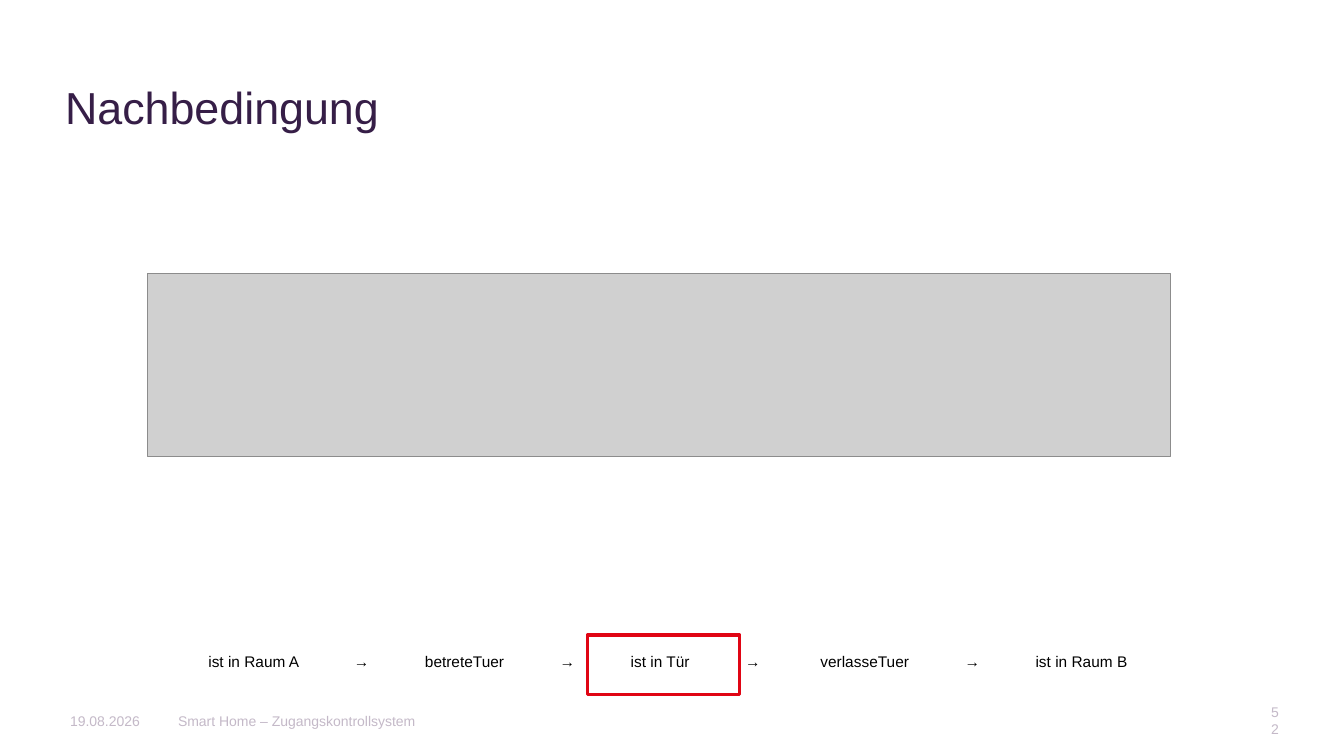
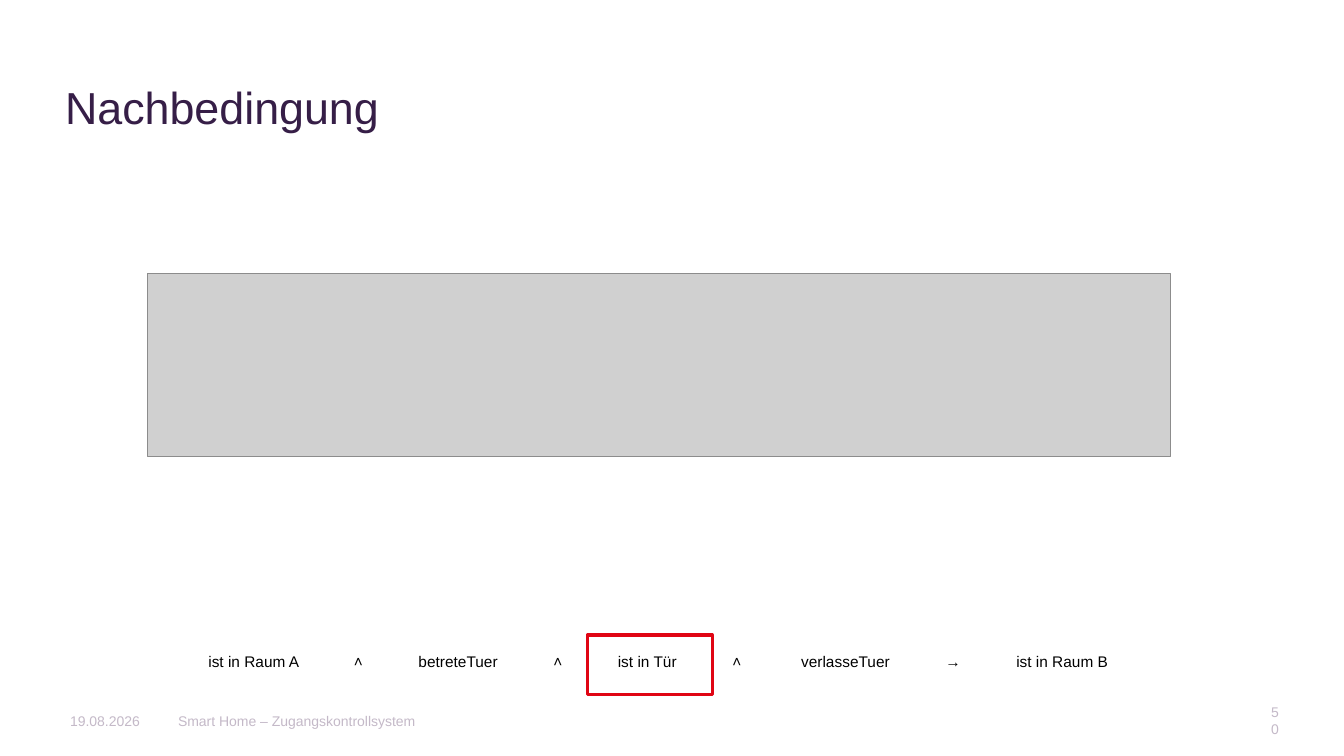
Before and after one commit to AnnaLiviaMartin/rs-smart-home, a slide deck: slide 50 of presentation/Smart_Home_Zugangskontrollsystem.pptx (slide 52 before the commit). Drawn at 1344x756 pixels with LibreOffice and Linux fonts; fonts in the diff are those of the drawing; grey boxes stand for pictures; background and template pictures are left out. Boxes give left, top, right and bottom in pixels: in the first picture for what was removed or moved away, otherwise in the second. Text is boxed around its words. In the diff, an @@ line names an element or a change of style, - is before the commit and + after.

```diff
--- a/presentation/Smart_Home_Zugangskontrollsystem.pptx
+++ b/presentation/Smart_Home_Zugangskontrollsystem.pptx
@@ text at box(208, 656, 1108, 667): text changed @@
-ist in Raum A → betreteTuer → ist in Tür → verlasseTuer → ist in Raum B
+ist in Raum A ˄ betreteTuer ˄ ist in Tür ˄ verlasseTuer → ist in Raum B
@@ rectangle: place and size @@
-rectangle at box(588, 635, 740, 695)
+rectangle at box(588, 635, 713, 695)
@@ page number at box(1265, 708, 1285, 735): text changed @@
-52
+50
```
Also in this commit, not shown: 18 other slides changed, 4 slides added, 5 slides removed.
